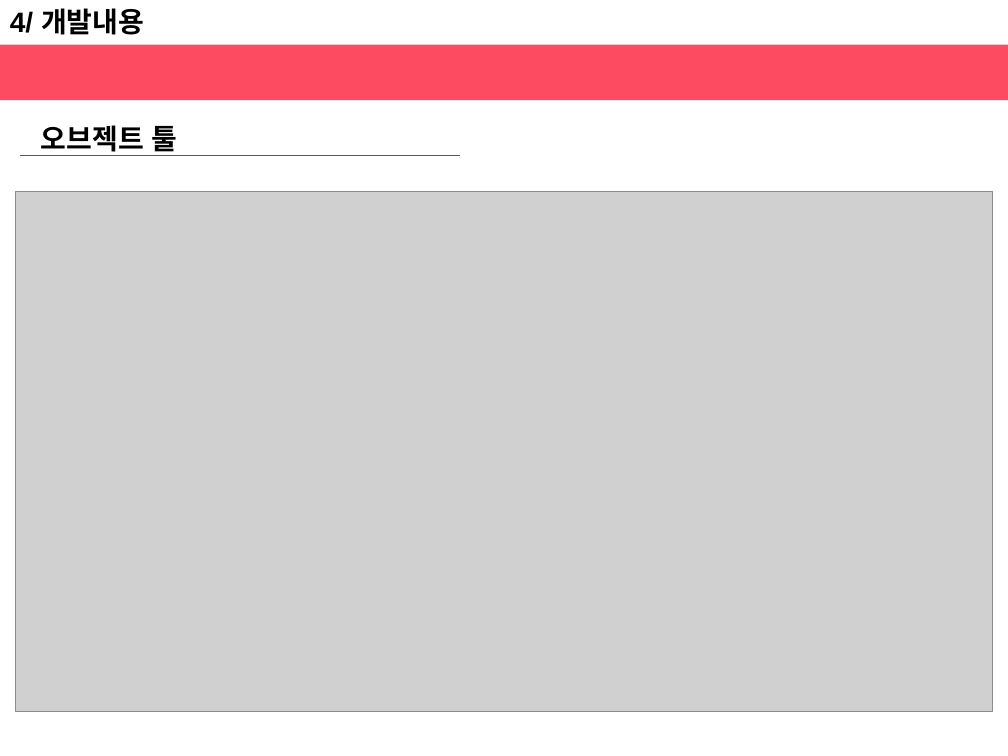
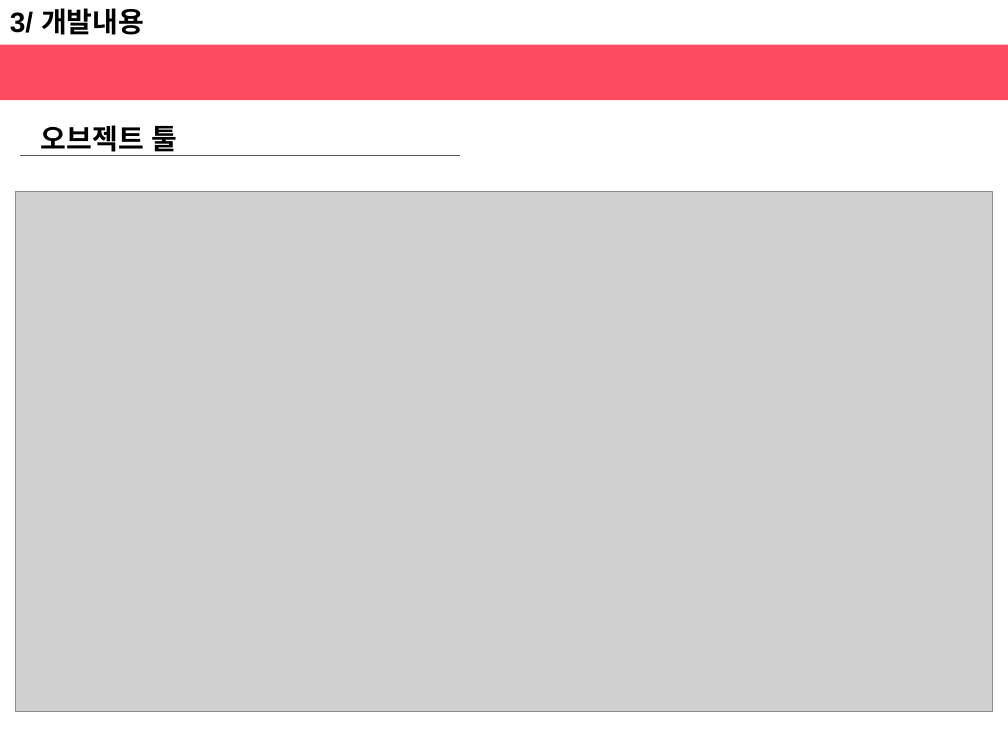
Before and after one commit to haeunjung/Team_Project, a slide deck: slide 5 of 기획문서/앨리스의 태엽_정하은_정우준(중간발표).pptx (slide 6 before the commit). Drawn at 1008x756 pixels with LibreOffice and Linux fonts; fonts in the diff are those of the drawing; grey boxes stand for pictures. Boxes give left, top, right and bottom in pixels: in the first picture for what was removed or moved away, otherwise in the second. Text is boxed around its words. In the diff, an @@ line names an element or a change of style, - is before the commit and + after.

Commit message:
Update 05.21 중간발표 내용 정리 후 커밋 프로젝트 라이브러리 경로 수정 프로젝트 포함파일 경로 수정 Fmod 추가

```diff
--- a/기획문서/앨리스의 태엽_정하은_정우준(중간발표).pptx
+++ b/기획문서/앨리스의 태엽_정하은_정우준(중간발표).pptx
@@ text at <box>10,8,144,35</box>: text changed @@
-4/ 개발내용
+3/ 개발내용
```
Also in this commit, not shown: 5 other slides changed, 3 slides added, 2 slides removed, 31 other files.
